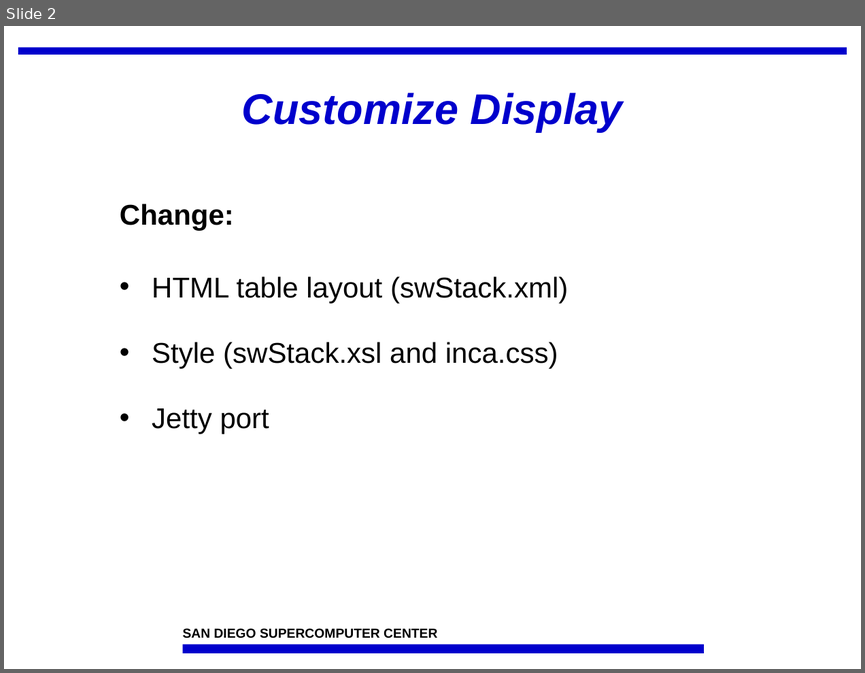
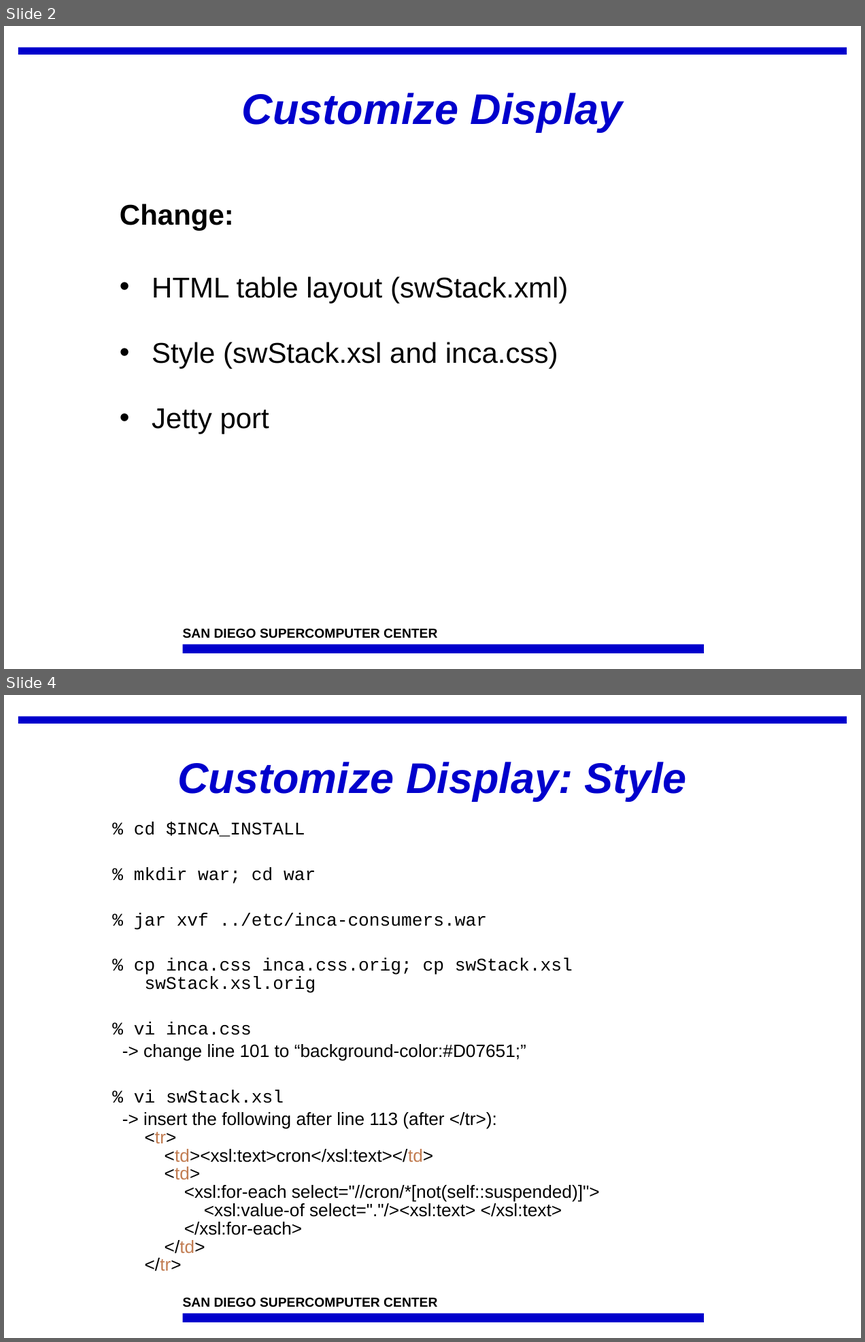
Before and after one commit to IncaProject/inca-xsede, a slide deck: talks/feb-06-workshop/dataConsumersHandsOn.ppt. Shown one above the other, each under a label of ours: slide 2 before the commit, slides 2 and 4 after it; the slides between them are not shown. The pictures are 865x673 and 865x1342 pixels, drawn with LibreOffice and Linux fonts; fonts in the diff are those of the drawing; background and template pictures are left out. Boxes give left, top, right and bottom in pixels: in the first picture for what was removed or moved away, otherwise in the second. Text is boxed around its words. In the diff, an @@ line names an element or a change of style, - is before the commit and + after.

```diff
--- a/talks/feb-06-workshop/dataConsumersHandsOn.ppt
+++ b/talks/feb-06-workshop/dataConsumersHandsOn.ppt
@@ slide 4 added at bbox=[4, 695, 861, 1338], background #FFFFFF; not listed: 3 template elements that a slide beside it also shows @@
@@ text added at bbox=[177, 762, 686, 801], 36 pt, text #0000CC, bold, italic @@
+Customize Display: Style
@@ text added at bbox=[134, 822, 600, 1271], 15 pt, text #000000 @@
+% cd $INCA_INSTALL
+% mkdir war; cd war
+% jar xvf ../etc/inca-consumers.war
+% cp inca.css inca.css.orig; cp swStack.xsl swStack.xsl.orig
+% vi inca.css
+-> change line 101 to “background-color:#D07651;”
+% vi swStack.xsl
+-> insert the following after line 113 (after </tr>):
+<tr>
+<td><xsl:text>cron</xsl:text></td>
+<td>
+<xsl:for-each select="//cron/*[not(self::suspended)]">
+<xsl:value-of select="."/><xsl:text> </xsl:text>
+</xsl:for-each>
+</td>
+</tr>
```
Also in this commit, not shown: 3 slides changed, 1 other slide added, 2 slides removed.
